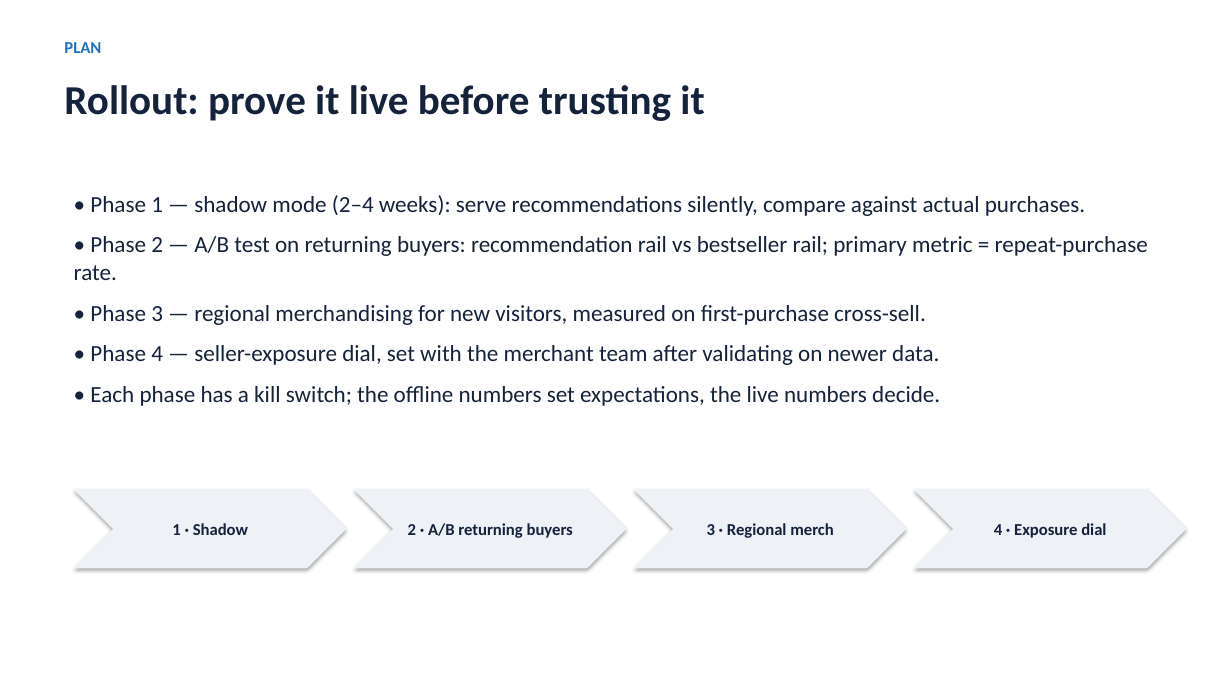
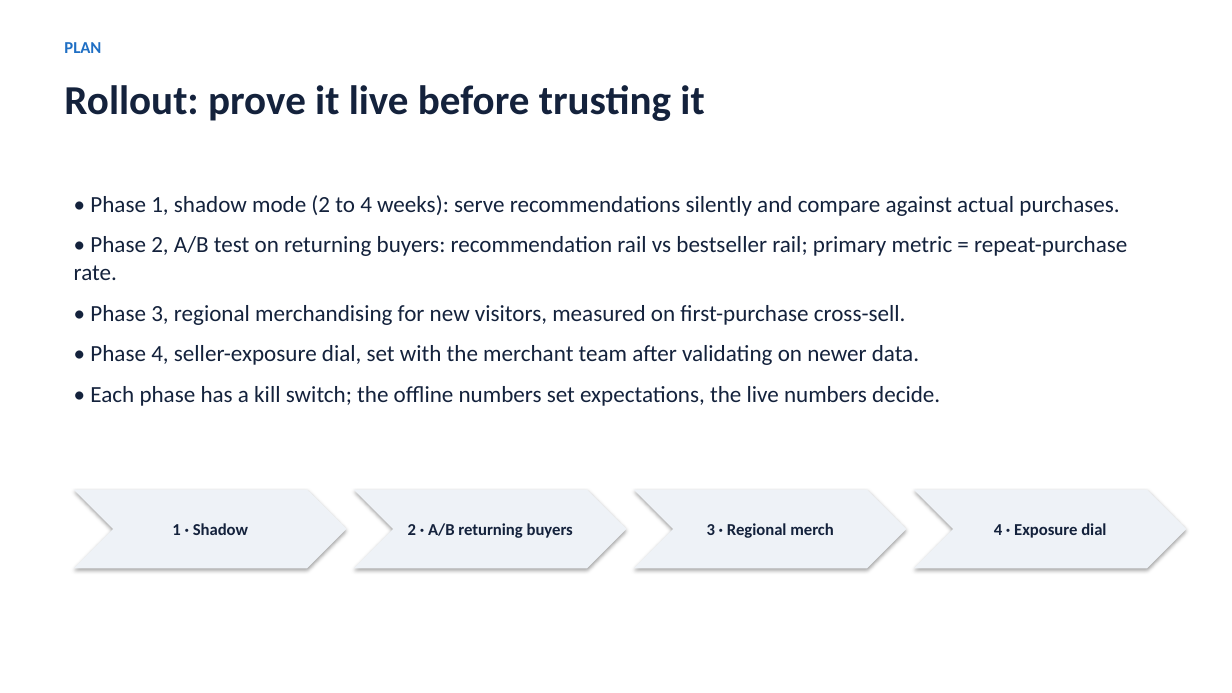
Before and after one commit to jmonzada/ecommerce-recommender-capstone, a slide deck: slide 8 of presentations/business_deck.pptx. Drawn at 1232x693 pixels with LibreOffice and Linux fonts; fonts in the diff are those of the drawing. Boxes give left, top, right and bottom in pixels: in the first picture for what was removed or moved away, otherwise in the second. Text is boxed around its words. In the diff, an @@ line names an element or a change of style, - is before the commit and + after.

Commit message:
docs: humanize submission prose (dash-free, de-AI'd) + portable technical deck PDF
Report, README, docs, and both decks rewritten to read naturally and carry
zero em/en dashes or arrow glyphs. An adversarial per-document check confirmed
humanization changed only wording: every number, CI, metric, figure reference,
and claim is preserved (verified against the pre-humanization version). Adds
presentations/technical_deck.pdf (portable, one landscape page per slide) so
the technical deck is viewable without a browser. 38 tests pass; lint clean.

```diff
--- a/presentations/business_deck.pptx
+++ b/presentations/business_deck.pptx
@@ text at [74,195,1127,365]: text changed @@
-• Phase 1 — shadow mode (2–4 weeks): serve recommendations silently, compare against actual purchases.
-• Phase 2 — A/B test on returning buyers: recommendation rail vs bestseller rail; primary metric = repeat-purchase rate.
-• Phase 3 — regional merchandising for new visitors, measured on first-purchase cross-sell.
-• Phase 4 — seller-exposure dial, set with the merchant team after validating on newer data.
+• Phase 1, shadow mode (2 to 4 weeks): serve recommendations silently and compare against actual purchases.
+• Phase 2, A/B test on returning buyers: recommendation rail vs bestseller rail; primary metric = repeat-purchase rate.
+• Phase 3, regional merchandising for new visitors, measured on first-purchase cross-sell.
+• Phase 4, seller-exposure dial, set with the merchant team after validating on newer data.
```
Also in this commit, not shown: 7 other slides changed, 9 other files.
